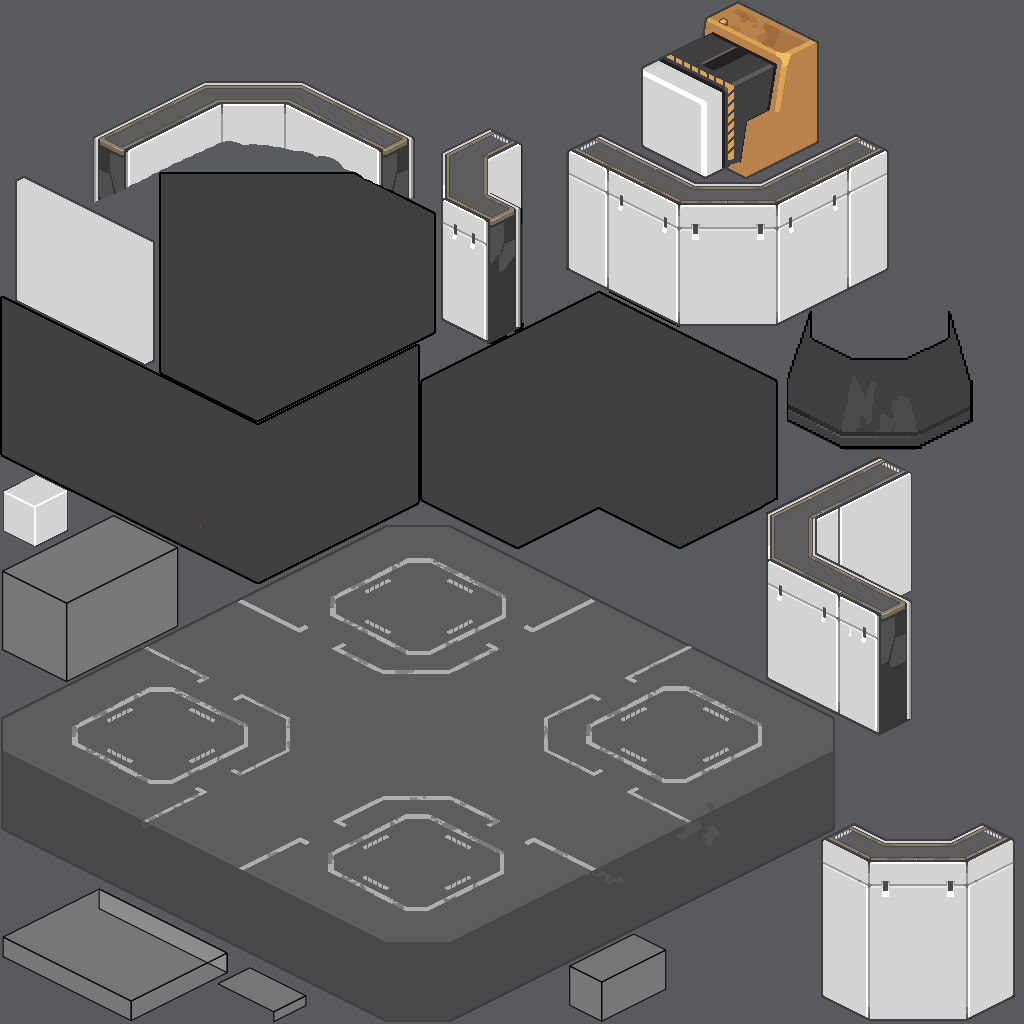
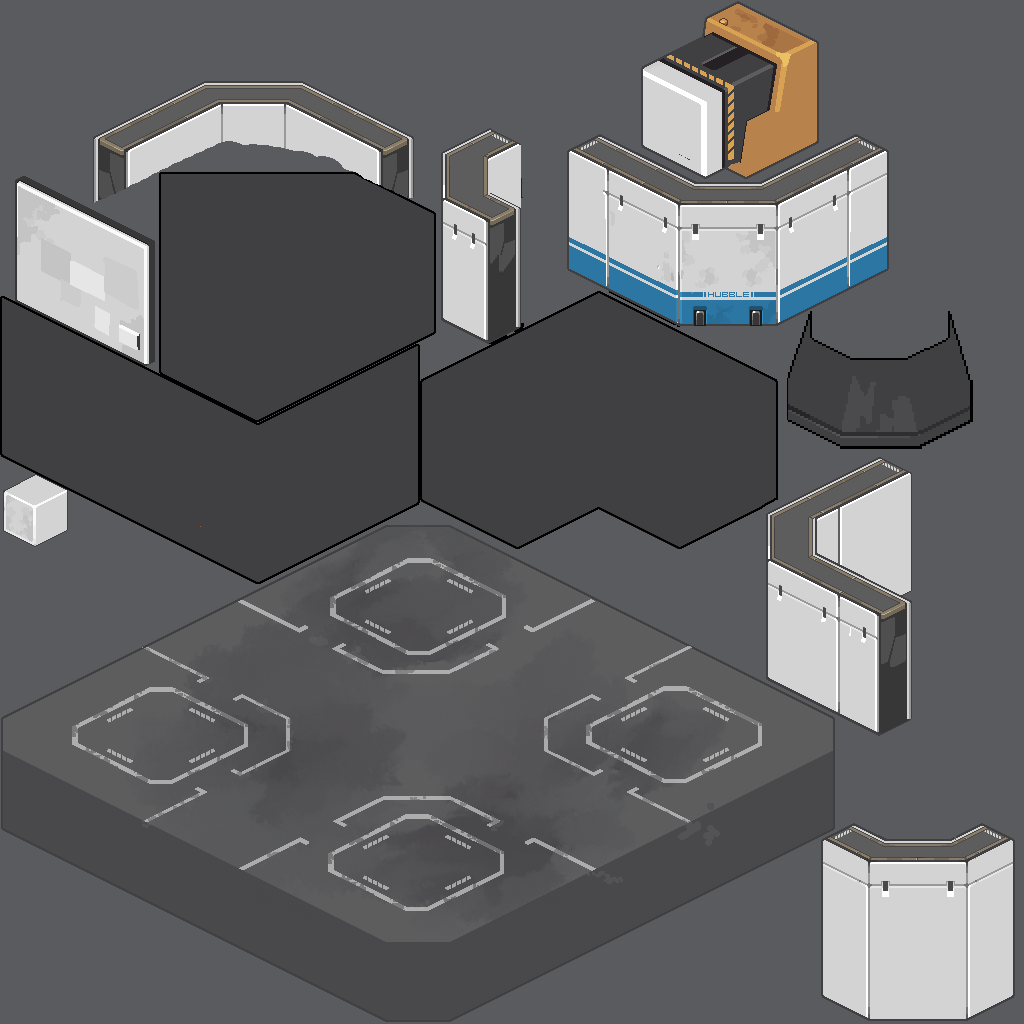
Revision of a layered 1024 x 1024 image; what changed, layer by layer:
painted on "레이어 27" over [3, 490, 37, 546]
added layer "레이어 33" above "레이어 5" over [567, 150, 887, 326]
painted on "레이어 5" over [680, 207, 725, 324]
added layer "레이어 21 복사" above "레이어 21" over [72, 558, 762, 911]
hid "레이어 21" over [72, 558, 762, 911]
added layer "레이어 34" above "레이어 9 복사 2" over [115, 516, 728, 939]
added layer "레이어 9 복사 2" above "레이어 9" over [2, 525, 834, 1022]
moved "레이어 30 복사 4" above "Block1_Ground_Main.006 Cube.014 Cube.017 and more 복사 2", painted on it over [15, 176, 155, 366]
hid "Block1_Ground_Main.006 Cube.014 Cube.017 and more" over [2, 81, 1015, 1022]
